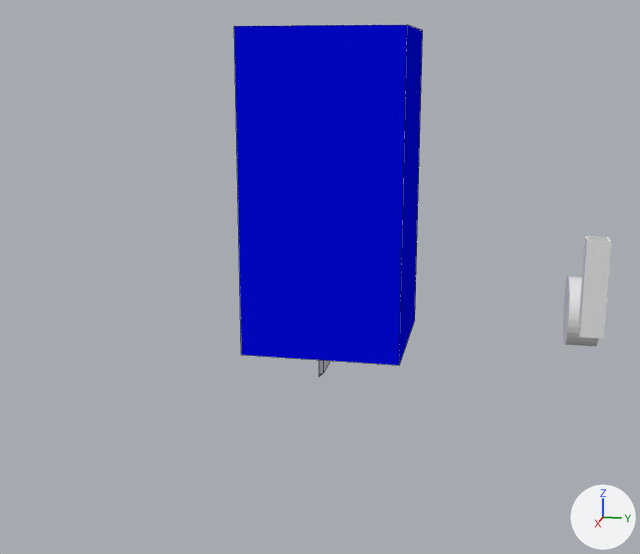
The Blender file Astroid defence/Assets/Blender/Ships/Gun.blend: old version first, new version second.
Camera for both pictures: a 50 mm lens placed at (5.63, 1.03, 1.81), pointed at (0.04, -0.09, 0.42). The axes (+X, +Y, +Z) are drawn at lower right. The lights are the same throughout. Mesh edges are drawn as thin lines on the coarser meshes.
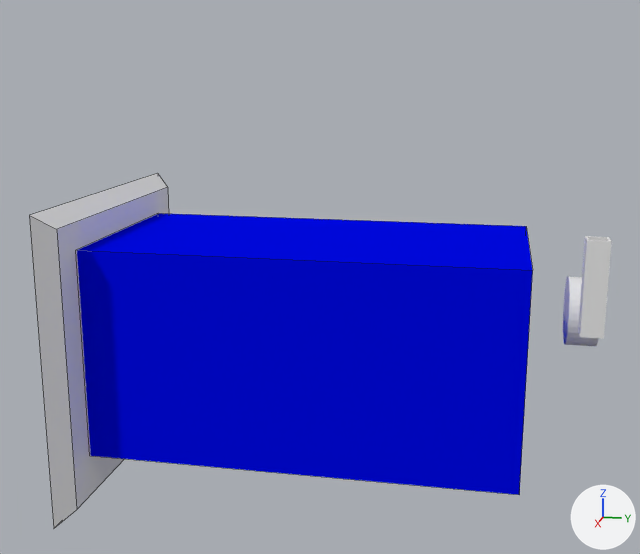
Where the newer file only moved an object's origin or applied its transform, the numbers keep the older frame.

Location of each change, [x1, y1, x2, y2] in pixels of the pictures (640 x 554 px):
```json
{"object": "Cube.002", "change": "mesh rescaled", "before": [234, 25, 423, 365], "after": [77, 213, 533, 495], "on screen": "141% wider, 17% shorter"}
{"object": "Cube", "change": "moved, rescaled", "before": [319, 360, 330, 376], "after": [29, 173, 169, 528]}
```

Scene script edits in JSON lines:
```json
{"block": "me_cube", "where": "me_cube.from_pydata(...)  # 8 vertices, 6 faces; spans x -1.0..1.0, y -1.0..1.0, z 0.0..2.0"}
{"block": "me_cube", "where": "# used by ob_cube_002; location = (0.0, 0.0, 0.0); scale = (0.5, 0.5, 1.0)"}
{"block": "me_cube", "change": "me_cube part 1: the whole mesh is scaled about its middle by (1.37, 2.75, 0.686), then moved by (-0.03, -0.25, -1.02)"}
{"op": "set", "path": "ob_cube.scale", "old": "(0.206, 0.206, 0.206)", "new": "(1.0, 1.0, 1.0)"}
{"op": "set", "path": "ob_cube.location", "old": "(-0.001, -0.036, -0.002)", "new": "(-0.001, -1.488, -0.002)"}
```
